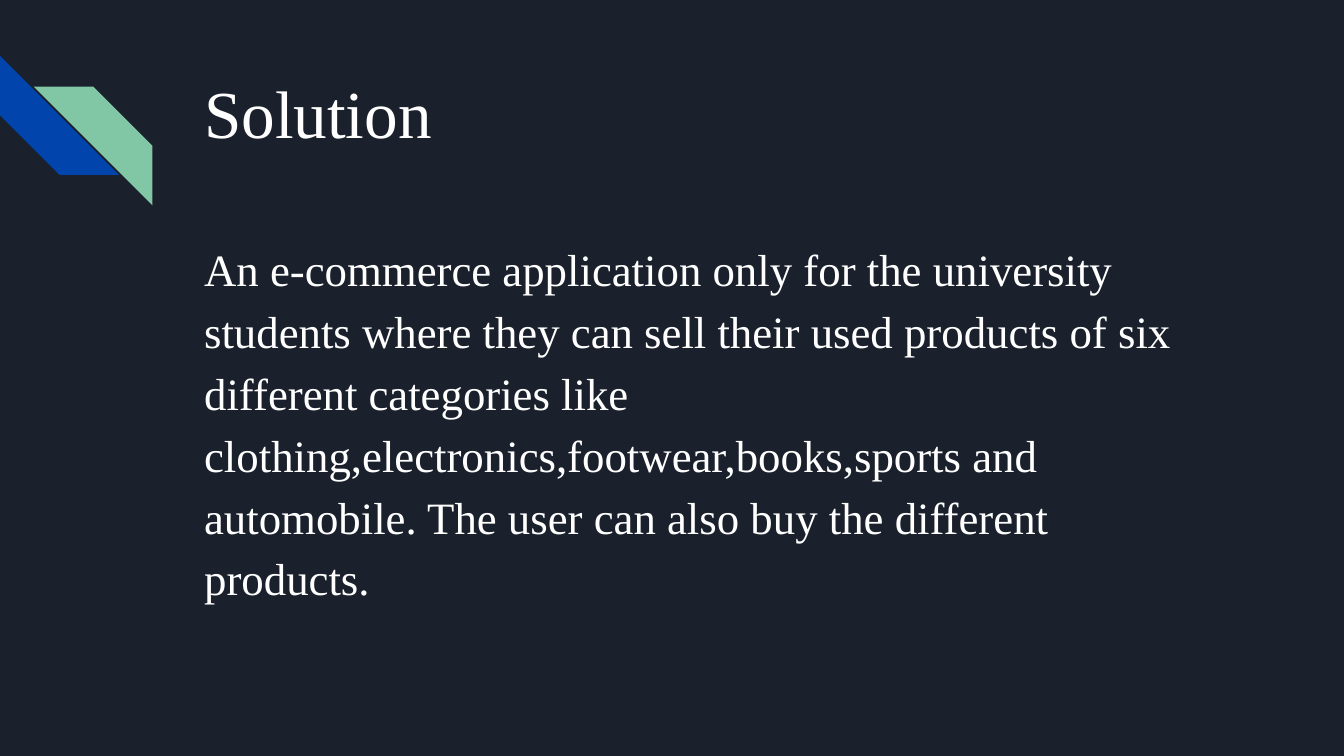
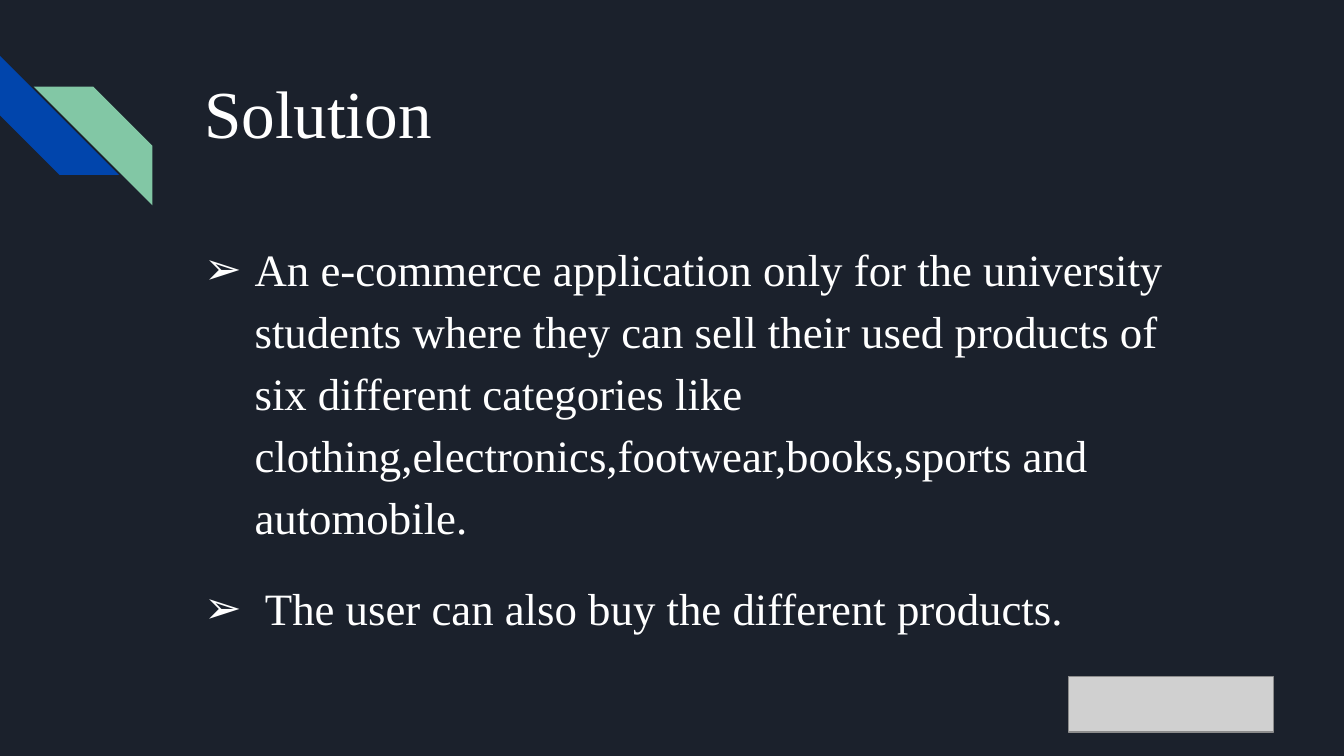
Before and after one commit to tanibi/Northwest-Market, a slide deck: slide 4 of Northwest Market.pptx. Drawn at 1344x756 pixels with LibreOffice and Linux fonts; fonts in the diff are those of the drawing; grey boxes stand for pictures. Boxes give left, top, right and bottom in pixels: in the first picture for what was removed or moved away, otherwise in the second. Text is boxed around its words. In the diff, an @@ line names an element or a change of style, - is before the commit and + after.

Commit message:
updated presentation

```diff
--- a/Northwest Market.pptx
+++ b/Northwest Market.pptx
@@ text at [255,254,1162,635]: text changed @@
-An e-commerce application only for the university students where they can sell their used products of six different categories like clothing,electronics,footwear,books,sports and automobile. The user can also buy the different products.
+➢ An e-commerce application only for the university students where they can sell their used products of six different categories like clothing,electronics,footwear,books,sports and automobile.
+➢ The user can also buy the different products.
@@ picture added at [1068,677,1274,732] @@
```
Also in this commit, not shown: 20 other slides changed.
